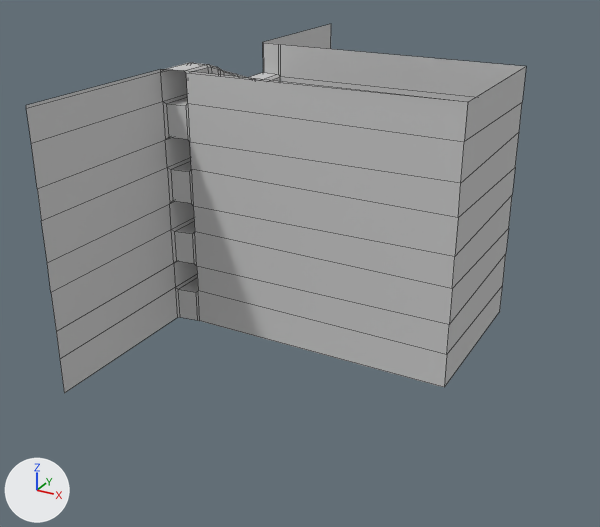
Renders of the FBX model Project/Assets/AssetDA/Structures/LD_04/Murs et dalles/Grille/Mur/Mesh/MeGrilleMur.FBX from each side of a commit.
Before and after are seen from a 50 mm camera at (1.99, -1.88, 2.34) aimed at (-0.14, 1.99, 0.4). Every picture has the same lights, and +X, +Y and +Z are marked at lower left. Mesh edges are drawn as thin lines. Where no turn or scale is listed for an object, it has been applied to the vertices.

Objects in the first picture: 'GrilleMur'.
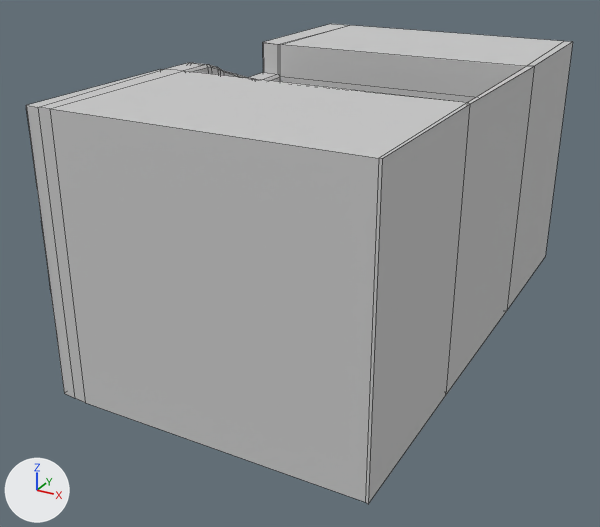
The newer file is also turned or shifted as a whole; pictures and numbers use the older file's frame.

Changed parts and their boxes (x1, y1, x2, y2) in the pictures (600 x 527 px):
```json
{"object": "GrilleMur", "change": "reshaped", "before": [26, 24, 526, 393], "after": [26, 24, 573, 504], "on screen": "9% wider, 30% taller"}
{"part": 1, "of": "me_mesh", "change": "added", "after": [26, 24, 573, 504]}
```

Scene script edits in JSON lines:
```json
{"block": "me_mesh", "where": "# used by ob_grillemur; location = (-0.85, 0.75, 0.0)"}
{"op": "remove", "block": "me_mesh", "code": "me_mesh.from_pydata(...)  # 432 vertices, 422 faces; spans x 0.0..1.7, y 0.0..3.0, z 0.0..1.5"}
{"op": "add", "block": "me_mesh", "code": "me_mesh.from_pydata(...)  # 450 vertices, 450 faces; spans x 0.0..1.74, y 0.0..3.0, z -0.03..1.5"}
{"block": "me_mesh", "change": "me_mesh part 1"}
{"block": "me_mesh", "change": "18 vertices are added at x 0.07..1.74, y 0.0..3.0, z -0.03..1.5"}
{"block": "me_mesh", "change": "28 new faces join them"}
```
